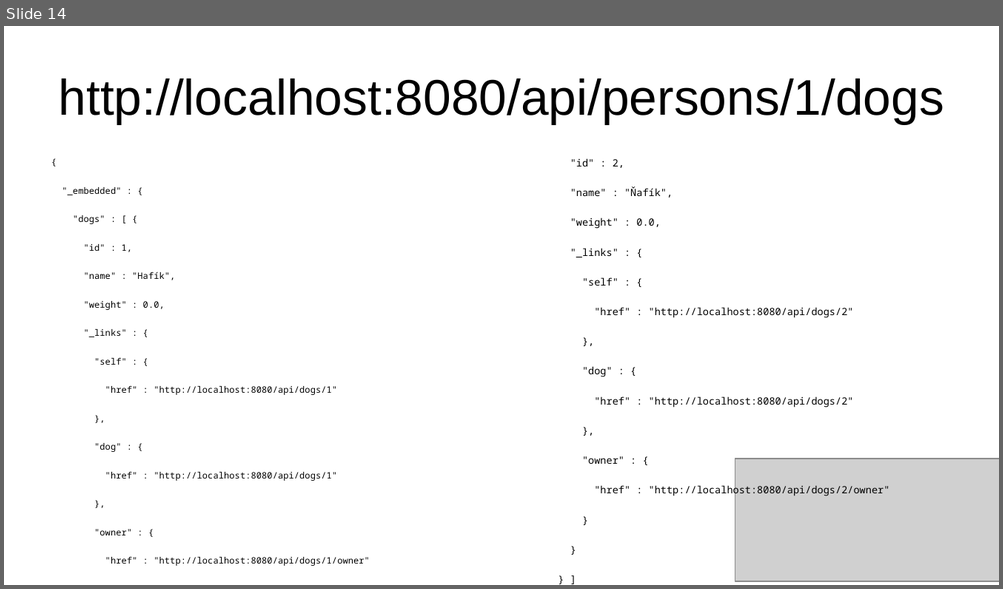
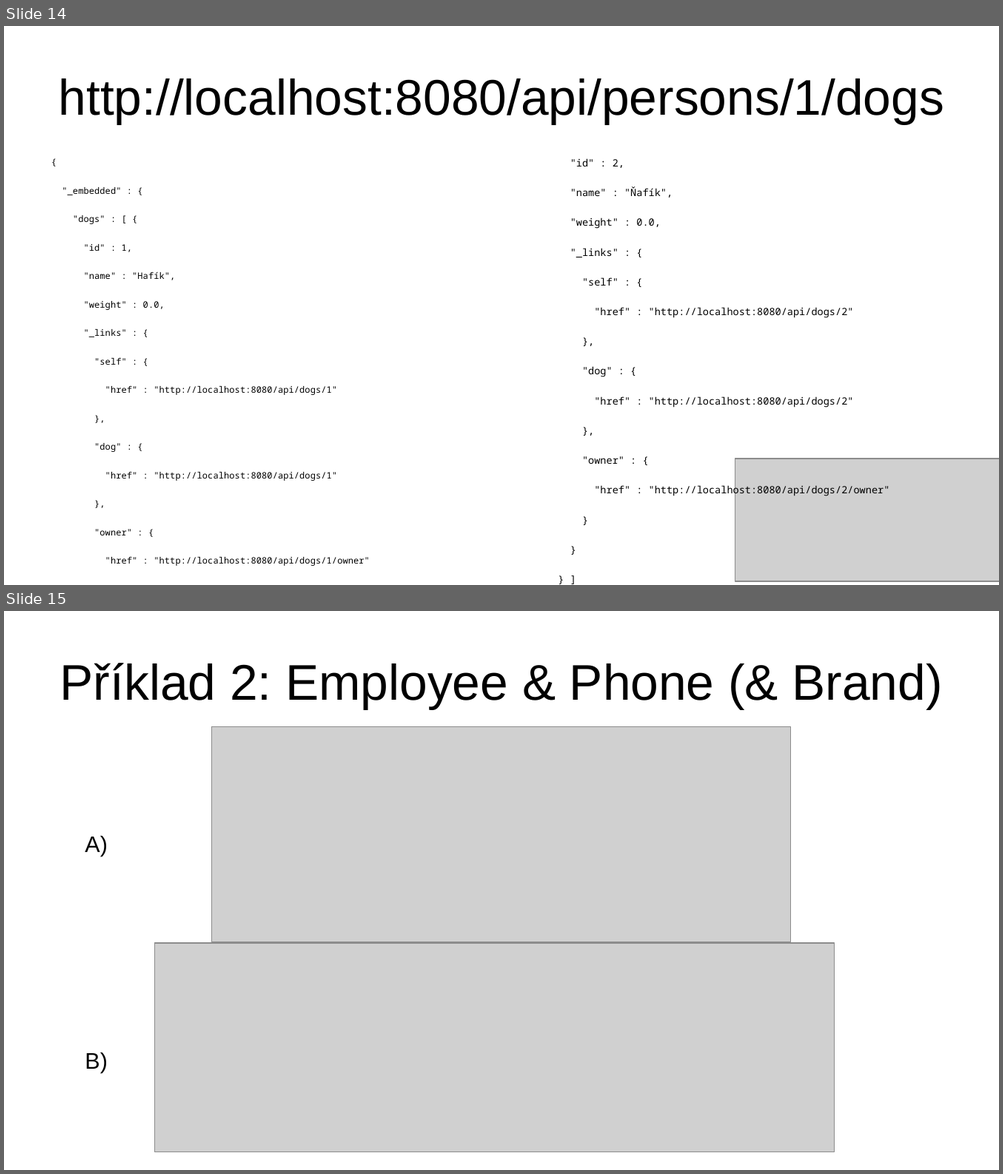
Before and after one commit to jirkapinkas/javadays-2020, a slide deck: spring-data-rest/Prednaska.odp. Shown one above the other, each under a label of ours: slide 14 before the commit, slides 14 and 15 after it. The pictures are 1003x589 and 1003x1174 pixels, drawn with LibreOffice and Linux fonts; fonts in the diff are those of the drawing; grey boxes stand for pictures. Boxes give left, top, right and bottom in pixels: in the first picture for what was removed or moved away, otherwise in the second. Text is boxed around its words. In the diff, an @@ line names an element or a change of style, - is before the commit and + after.

```diff
--- a/spring-data-rest/Prednaska.odp
+++ b/spring-data-rest/Prednaska.odp
@@ slide 15 added at [4, 611, 999, 1170], background #FFFFFF @@
@@ title added at [60, 663, 942, 709], 40 pt, text #000000 @@
+Příklad 2: Employee & Phone (& Brand)
@@ picture added at [212, 726, 791, 943] @@
@@ text added at [85, 836, 107, 1073], 18 pt, text #000000 @@
+A)
+B)
@@ picture added at [155, 943, 834, 1153] @@
```
Also in this commit, not shown: 1 slide changed, 6 other slides added, 1 slide removed, 9 other files.
